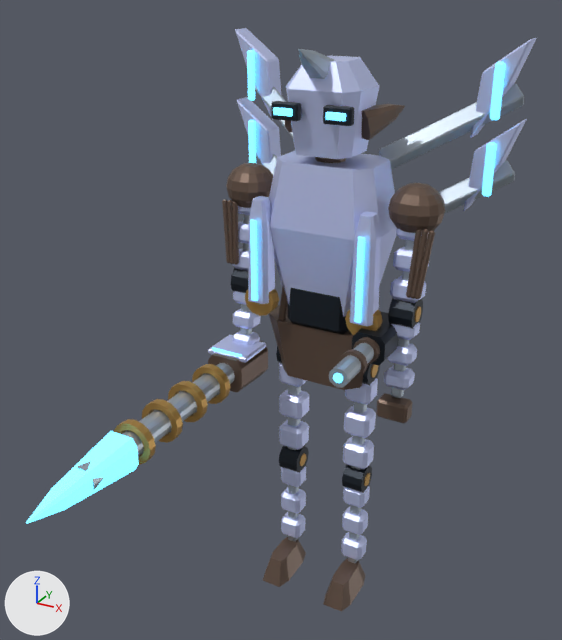
One commit to the Blender file out/mech_reference/t02/t02.blend: the scene before it, then after it.
Camera for both pictures: a camera (50 mm lens) standing at (3.03, -6.51, 6.27) and looking at (-0.1, -0.81, 3.42). Arrows for +X, +Y and +Z are at lower left; the lights stay in place. The picture after the commit comes second. Both versions are drawn at frame 16 of the action 't02:light:heavy'; the numbers are the values there.

Objects in the first picture: 'Abdominal hydraulic core', 'Articulated shoulder armor.001', 'Back thruster blade spar.003', 'Heavy weapon open bore', 'Helmet shell', 'Long superconducting lance tip', 'Outward blade thruster.001', 'Outward blade thruster.003', 'Pelvic armored saddle', 'Retractable armor shield emitter', 'Retractable armor shield emitter.001', 'Thoracic armor shell' and 86 more.
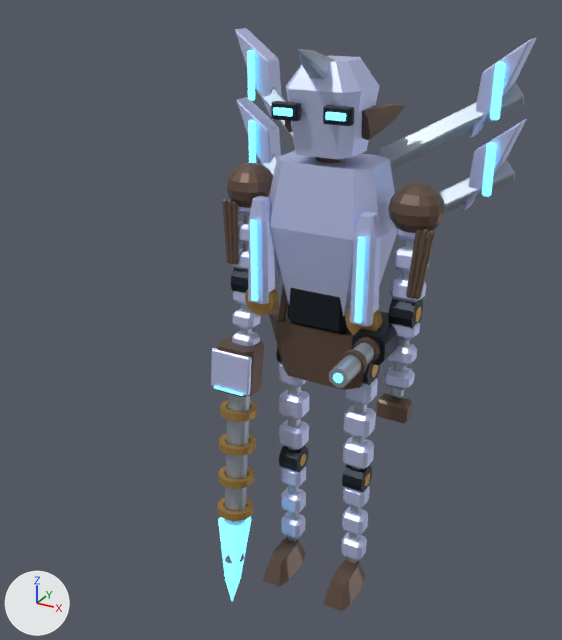
ob_heavy is not drawn itself; it is the parent of ob_charge_hinge, ob_heavy_muzzle, ob_heavy_electromagnetic_receiver, ob_heavy_weapon_open_bore, ob_heavy_accelerator_ring, ob_heavy_accelerator_ring_001, ob_heavy_accelerator_ring_002, ob_heavy_accelerator_ring_003.

What differs and where, as boxes [x1, y1, x2, y2] in the pictures (562 x 640 px):
'Long superconducting lance tip', turned
    before: [26, 431, 139, 524]
    after: [218, 516, 251, 601]
'Heavy weapon open bore', turned
    before: [77, 363, 235, 489]
    after: [224, 394, 250, 564]
'Reversible heavy charge aperture', turned
    before: [208, 335, 266, 363]
    after: [211, 348, 252, 396]
'Heavy electromagnetic receiver', turned
    before: [208, 341, 268, 392]
    after: [217, 337, 264, 397]
'Heavy accelerator ring.003', turned
    before: [142, 399, 183, 443]
    after: [218, 466, 254, 489]
'Heavy accelerator ring.004', turned
    before: [114, 419, 156, 465]
    after: [218, 497, 253, 521]
'Heavy accelerator ring.002', turned
    before: [168, 381, 208, 422]
    after: [219, 433, 256, 456]
'Heavy accelerator ring.001', turned
    before: [192, 364, 230, 404]
    after: [220, 400, 257, 422]
'Charge aperture luminous edge', turned
    before: [212, 347, 242, 357]
    after: [214, 386, 243, 396]

Edits to the bpy script that builds the scene:
```text
Change ob_heavy:
    ob_heavy.rotation_euler: (0.0, 0.0, 0.0) -> (1.47, 0.0, 0.0)  # degrees (0, 0, 0) -> degrees (84, 0, 0)
```
